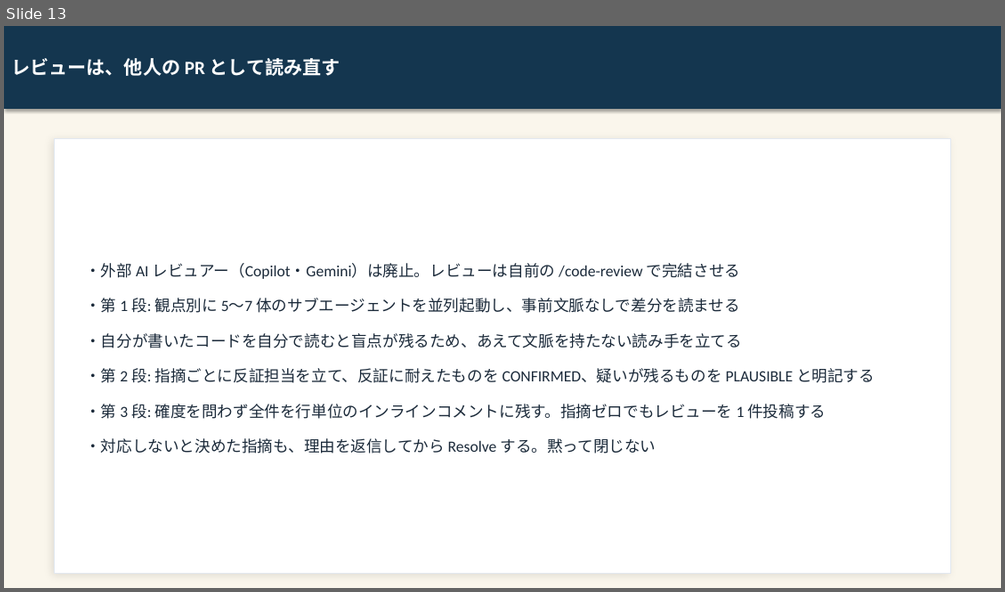
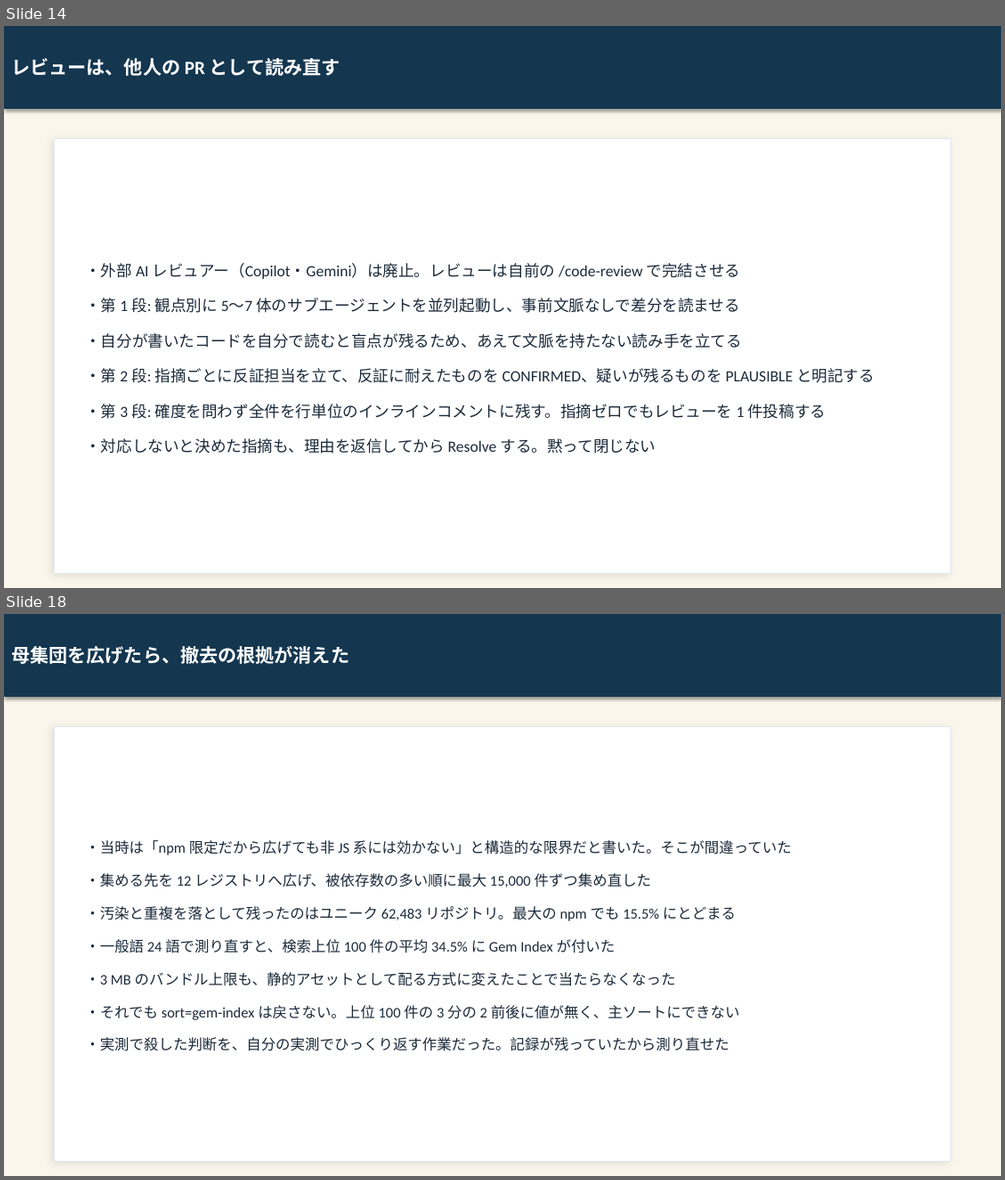
Before and after one commit to kai-kou/gem-hunter, a slide deck: content/slides/project-explanation-20260822/output/gem-hunter_text.pptx. Shown one above the other, each under a label of ours: slide 13 before the commit, slides 14 and 18 after it; the slides between them are not shown. The pictures are 1005x592 and 1005x1180 pixels, drawn with LibreOffice and Linux fonts; fonts in the diff are those of the drawing. Boxes give left, top, right and bottom in pixels: in the first picture for what was removed or moved away, otherwise in the second. Text is boxed around its words. In the diff, an @@ line names an element or a change of style, - is before the commit and + after.

Commit message:
docs: プロジェクト解説スライドを最新の実装・仕様へ追随させる（19 → 21 枚） (#538)
SP-17〜SP-19 以降の実装に合わせて解説スライドを 21 枚へ改訂した。前半に Gem 一覧の実 UI、撤去スライドの直後に「母集団を広げたら、撤去の根拠が消えた」を追加し、GitHub Actions の線引き・検査項目数・ポート数・マージ済み PR 件数・被依存数の取得元・健全性指標の実態を現状値へ直した。実 UI キャプチャ 3 枚と生成画像 10 枚を作り直し、補足ドキュメント（slide-guide.md / README.md / references/）も同じ差分で更新している。

Closes #517

```diff
--- a/content/slides/project-explanation-20260822/output/gem-hunter_text.pptx
+++ b/content/slides/project-explanation-20260822/output/gem-hunter_text.pptx
@@ slide 18 added at <box>4,614,1001,1176</box>, background #FAF6EC @@
@@ rectangle added at <box>4,614,1001,697</box>, fill #14364F, 18 pt, text #FFFFFF, bold @@
+母集団を広げたら、撤去の根拠が消えた
@@ rectangle added at <box>55,727,950,1161</box>, fill #FFFFFF, outline #E2E8F0 0.5 pt @@
@@ text added at <box>85,840,792,1051</box>, 14 pt, text #1B2A3A @@
+・当時は「npm 限定だから広げても非 JS 系には効かない」と構造的な限界だと書いた。そこが間違っていた
+・集める先を 12 レジストリへ広げ、被依存数の多い順に最大 15,000 件ずつ集め直した
+・汚染と重複を落として残ったのはユニーク 62,483 リポジトリ。最大の npm でも 15.5% にとどまる
+・一般語 24 語で測り直すと、検索上位 100 件の平均 34.5% に Gem Index が付いた
+・3 MB のバンドル上限も、静的アセットとして配る方式に変えたことで当たらなくなった
+・それでも sort=gem-index は戻さない。上位 100 件の 3 分の 2 前後に値が無く、主ソートにできない
+・実測で殺した判断を、自分の実測でひっくり返す作業だった。記録が残っていたから測り直せた
@@ what was slide 13 is now slide 14 @@
```
Also in this commit, not shown: 12 slides changed, 1 other slide added, 42 other files.
